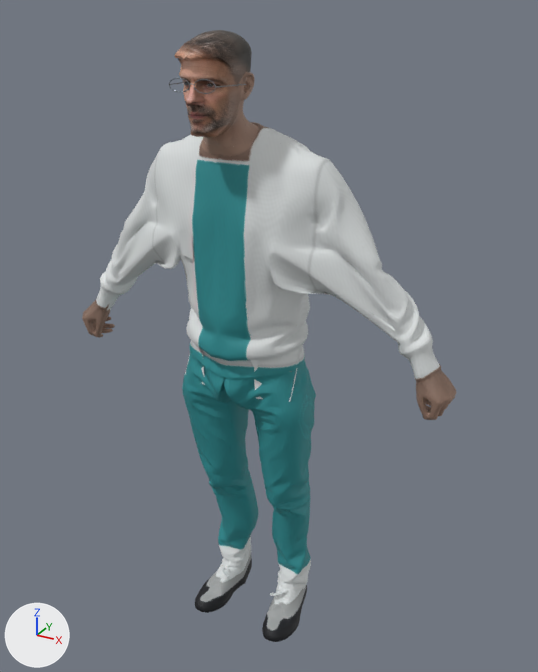
A saved change to the FBX model Assets/Characters/Roles/SK_CityMedic.fbx.
Before and after are seen from a 50 mm camera at (1.024, -1.745, 1.907) aimed at (0.052, 0.022, 1.024). Lighting does not change. The marker at lower left points along +X, +Y and +Z. The picture after the commit comes second. Vertices at exactly the same position are counted once.

Objects in the first picture: 'SK_CityMedic'.
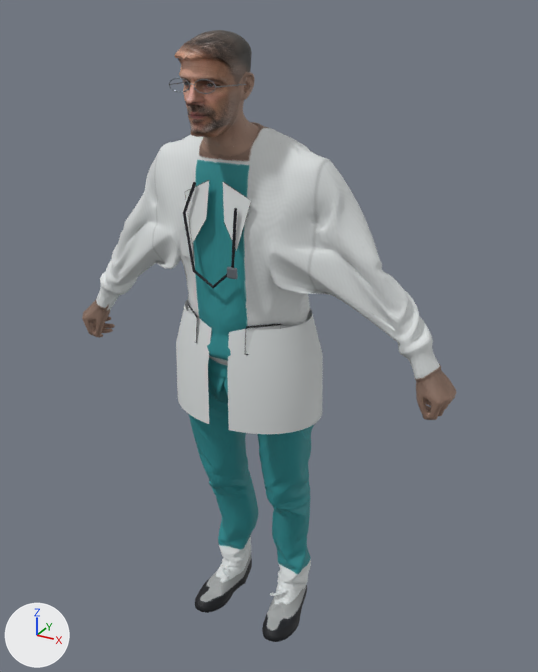
Boxes (x1, y1, x2, y2) around the edits, measured in the pictures (538 x 672 px):
```json
{"part": 1, "of": "me_mesh_0", "change": "added", "after": [246, 323, 281, 328]}
{"part": 2, "of": "me_mesh_0", "change": "built on", "before": [185, 343, 302, 402], "after": [176, 180, 323, 434]}
```

Edits to the scene script, one JSON object a line:
```json
{"op": "add", "block": "mat_role_grayhair", "code": ["mat_role_grayhair = principled_material('Role_GrayHair')", "mat_role_grayhair.base_color = (0.14, 0.14, 0.13)  # dark grey #696965", "mat_role_grayhair.roughness = 0.95"]}
{"op": "add", "block": "mat_role_dark", "code": ["mat_role_dark = principled_material('Role_Dark')", "mat_role_dark.base_color = (0.005, 0.007, 0.011)  # black #10141b", "mat_role_dark.roughness = 0.68"]}
{"block": "me_mesh_0", "where": "# used by ob_sk_citymedic; location = (0.0, 0.0, 0.0)"}
{"op": "remove", "block": "me_mesh_0", "code": "me_mesh_0.from_pydata(...)  # 22060 vertices, 43049 faces; spans x -0.62..0.62, y -0.27..0.16, z 0.0..1.86"}
{"op": "add", "block": "me_mesh_0", "code": "me_mesh_0.from_pydata(...)  # 22451 vertices, 43337 faces; spans x -0.62..0.62, y -0.27..0.16, z 0.0..1.86"}
{"block": "me_mesh_0", "change": "me_mesh_0 part 1: the loose piece of 16 vertices spanning x 0.06..0.08, y -0.25..-0.14, z 1.74..1.75 is copied, and the copy is scaled about its middle by (5.1, 0.571, 0.685), then moved by (0.04, 0.07, -0.62), in mat_role_dark (black #10141b); it spans x 0.08..0.15, y -0.16..-0.09, z 1.12..1.13"}
{"block": "me_mesh_0", "change": "me_mesh_0 part 2: 16 vertices removed from x -0.18..0.18, y -0.16..-0.01, z 0.89..1.04; 375 vertices added at x -0.23..0.23, y -0.2..0.16, z 0.81..1.51"}
{"block": "me_mesh_0", "change": "other edits to the shape of me_mesh_0 do not show in these pictures"}
{"op": "add", "block": "me_mesh_0", "code": "me_mesh_0.materials.append(mat_role_dark)  # black #10141b"}
{"op": "add", "block": "me_mesh_0", "code": "me_mesh_0.materials.append(mat_role_grayhair)  # dark grey #696965"}
```
